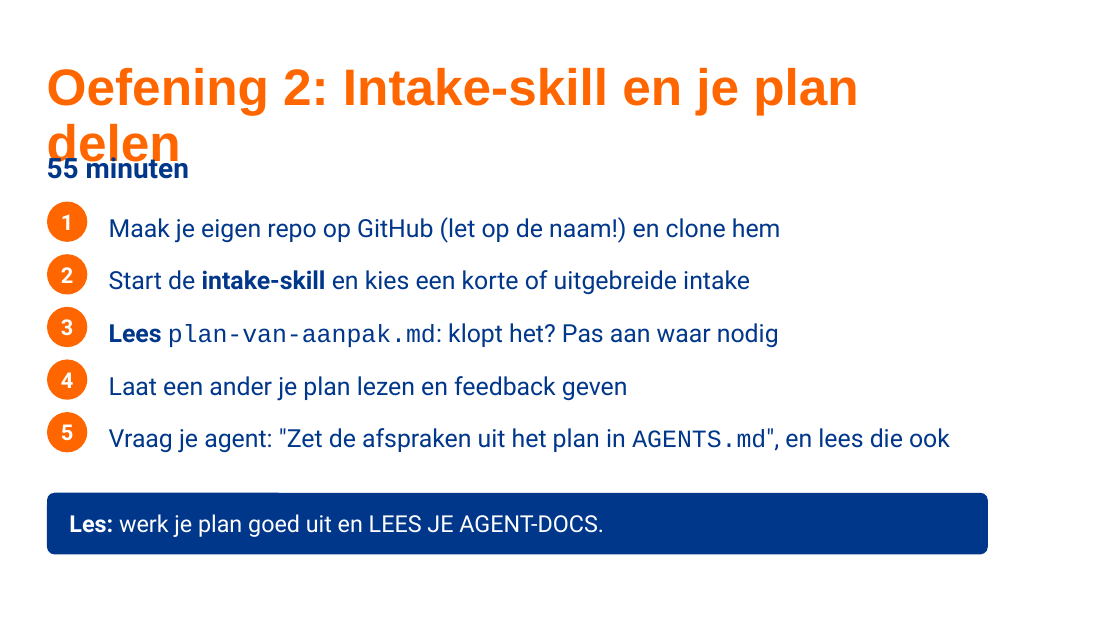
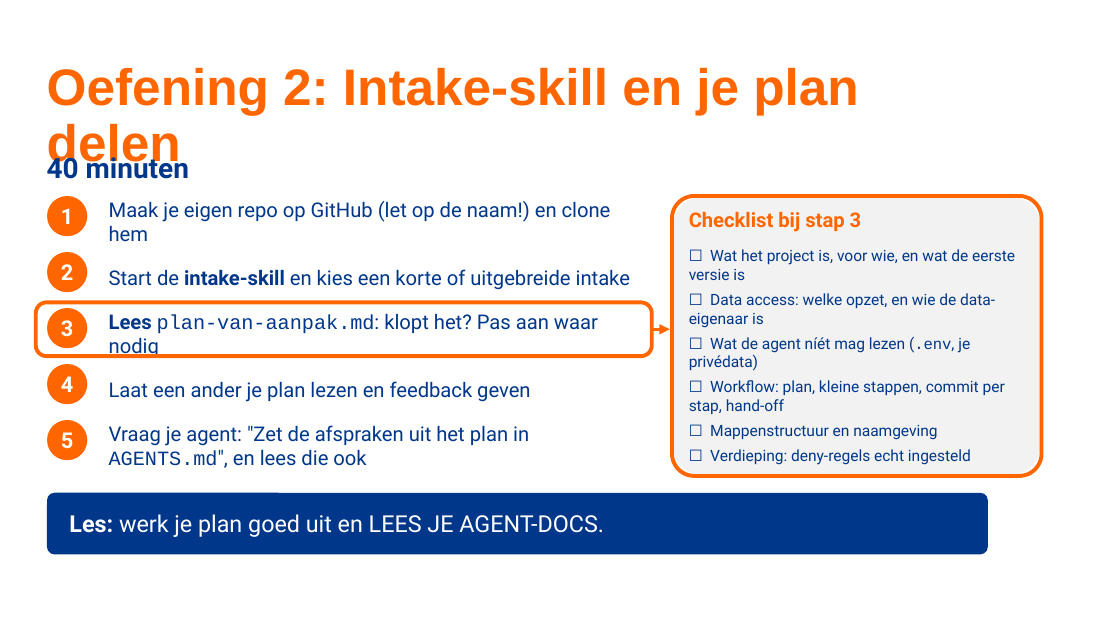
Before and after one commit to TeamNLSportScienceCentre/teamnl-agentic-engineering, a slide deck: slide 43 of docs/agentic-engineering-sessie-1.pptx. Drawn at 1120x630 pixels with LibreOffice and Linux fonts; fonts in the diff are those of the drawing; background and template pictures are left out. Boxes give left, top, right and bottom in pixels: in the first picture for what was removed or moved away, otherwise in the second. Text is boxed around its words. In the diff, an @@ line names an element or a change of style, - is before the commit and + after.

```diff
--- a/docs/agentic-engineering-sessie-1.pptx
+++ b/docs/agentic-engineering-sessie-1.pptx
@@ text at [47, 152, 189, 179]: text changed @@
-55 minuten
+40 minuten
@@ ellipse "1": place and size @@
-ellipse "1" at [47, 202, 87, 242]
+ellipse "1" at [47, 196, 87, 236]
@@ rounded rectangle added at [672, 196, 1042, 476], fill #F2F2F2 @@
@@ rounded rectangle added at [672, 196, 1042, 476], outline #FF6600 2.5 pt @@
@@ text added at [689, 211, 862, 232], 13 pt, text #FF6600, bold @@
+Checklist bij stap 3
@@ text added at [689, 249, 1015, 465], 10 pt, text #00378A @@
+☐ Wat het project is, voor wie, en wat de eerste versie is
+☐ Data access: welke opzet, en wie de data-eigenaar is
+☐ Wat de agent níét mag lezen (.env, je privédata)
+☐ Workflow: plan, kleine stappen, commit per stap, hand-off
+☐ Mappenstructuur en naamgeving
+☐ Verdieping: deny-regels echt ingesteld
@@ rounded rectangle added at [36, 302, 652, 356], outline #FF6600 2.5 pt @@
@@ arrow added from (652, 329) to (670, 329), #FF6600 2.25 pt @@
@@ ellipse "4": place and size @@
-ellipse "4" at [47, 360, 87, 400]
+ellipse "4" at [47, 364, 87, 404]
@@ ellipse "5": place and size @@
-ellipse "5" at [47, 412, 87, 452]
+ellipse "5" at [47, 420, 87, 460]
@@ size 16 to 13 pt in 5 elements at [109, 313, 598, 358], [109, 269, 630, 290], [109, 381, 530, 402], [109, 201, 611, 242], [109, 425, 529, 468] @@
```
Also in this commit, not shown: 21 other slides changed, 2 slides added, 3 slides removed.
